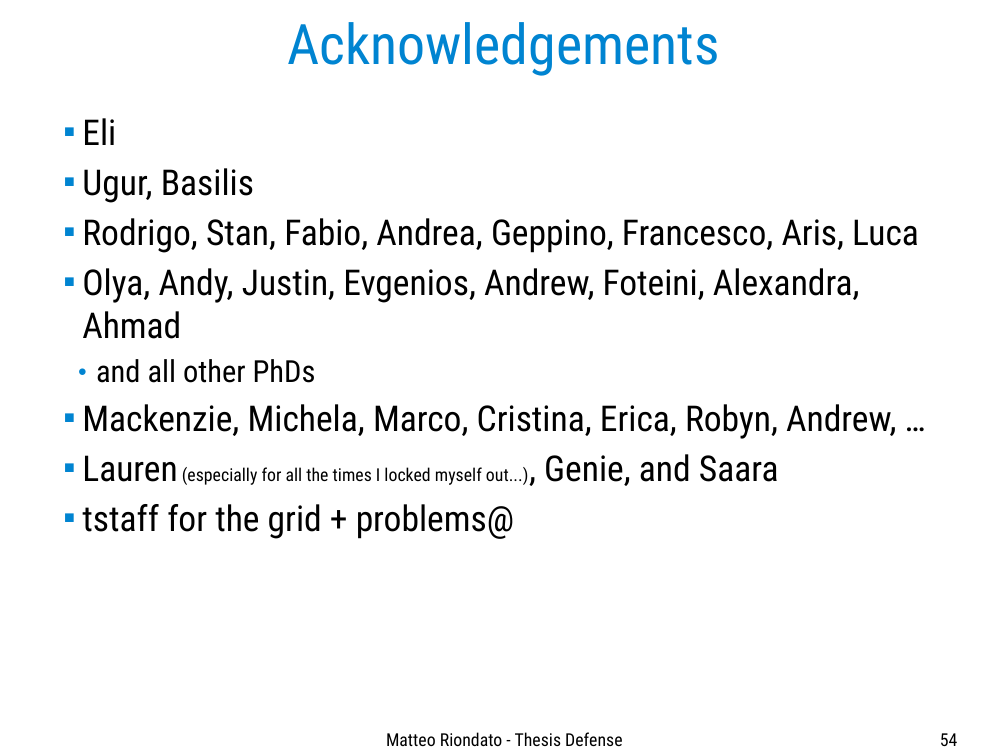
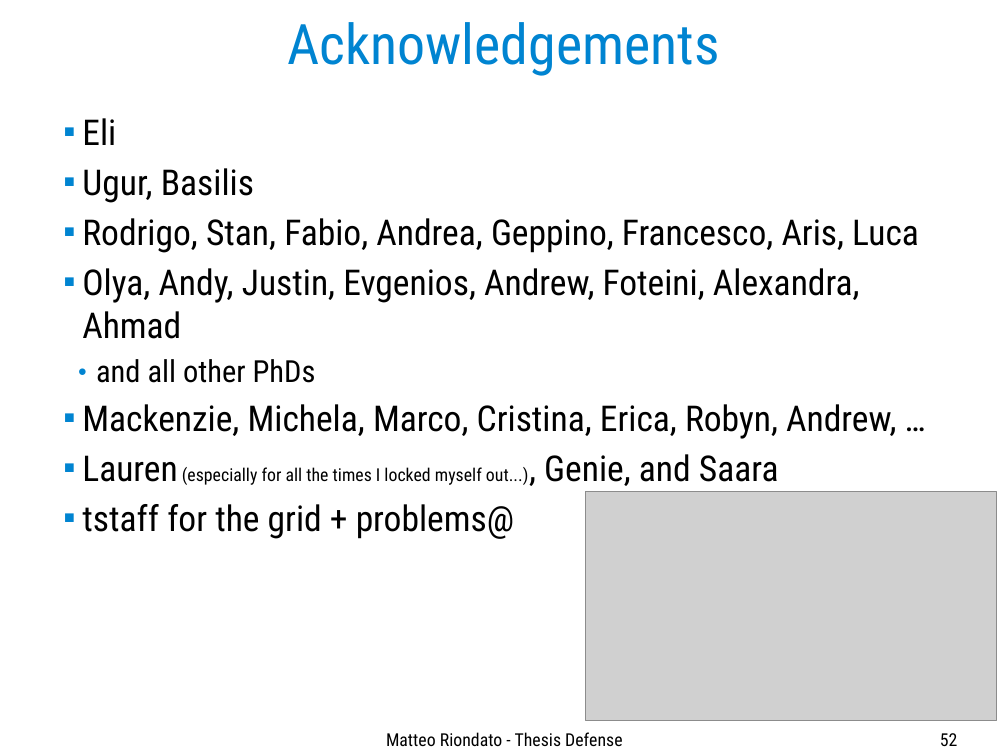
Before and after one commit to ZhizhongIsaacChen/dissertation, a slide deck: slide 52 of defense/Defense-talk.odp (slide 54 before the commit). Drawn at 1008x756 pixels with LibreOffice and Linux fonts; fonts in the diff are those of the drawing; grey boxes stand for pictures. Boxes give left, top, right and bottom in pixels: in the first picture for what was removed or moved away, otherwise in the second. Text is boxed around its words. In the diff, an @@ line names an element or a change of style, - is before the commit and + after.

```diff
--- a/defense/Defense-talk.odp
+++ b/defense/Defense-talk.odp
@@ picture added at bbox=[585, 492, 997, 721] @@
@@ page number at bbox=[940, 733, 958, 746]: text changed @@
-54
+52
```
Also in this commit, not shown: 16 other slides changed, 2 slides removed, 1 other file.
